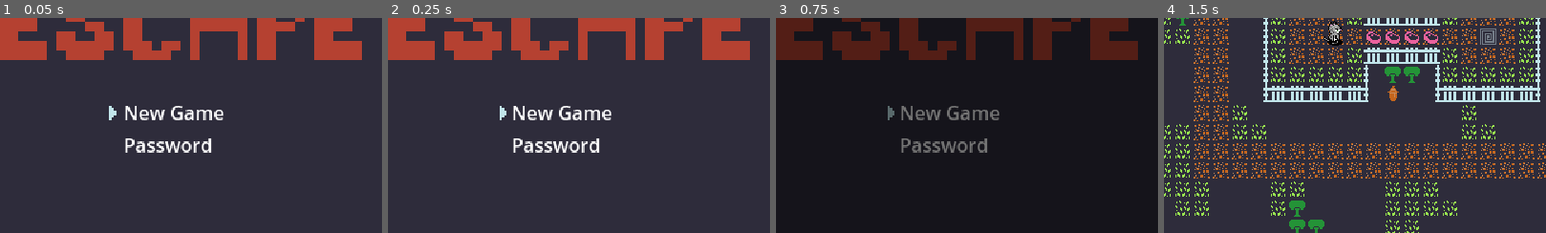
Above: before the commit, frames 1-4 (left to right).
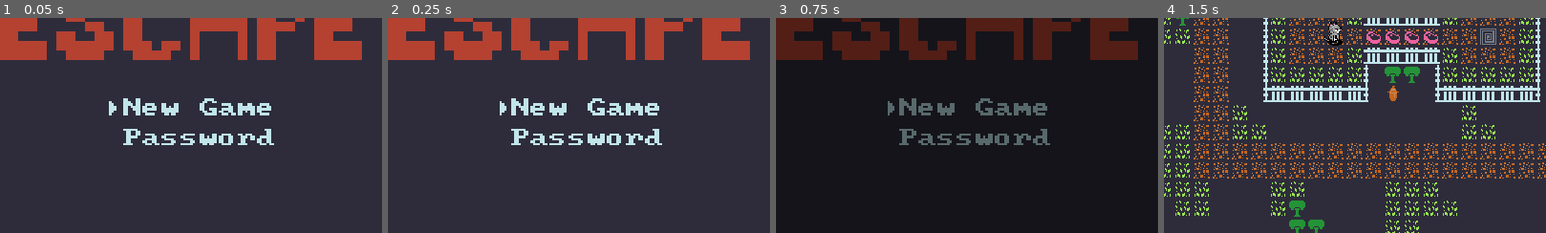
Above: after the commit, the same moments.

Repository: asperkraken/ZooEscape
Game: Godot game, scene res://Scenes/GameRoot.tscn
Two runs of this game, one before a commit and one after it. Both use one fixed random seed, a clock stepped at 60 frames per second and the inputs below.
Inputs (mouse positions are % of the whole screen's width and height, from its top left):
- Up to frame 1 (0.05 s): no input
- Up to frame 2 (0.25 s): no input
- Up to frame 3 (0.75 s): tap Enter (ui_accept) at 0.5 s; move the mouse to (72, 45) at 0.52 s; hold Right (DigitalRight) from 0.53 s (still down); hold Z (ActionButton) from 0.53 s (still down); click (72, 45) at 0.67 s
- Up to frame 4 (1.5 s): tap Enter (ui_accept) at 0.77 s; release Right (DigitalRight) at 1.25 s; release Z (ActionButton) at 1.25 s; drag from (30, 55) to (55, 50) at 1.27 s
The pictures show only the part of the screen within x 28-78%, y 46-96%; the shares and areas given below are measured in that part.

The runs differ from the first frame. In frame 1, 3.7% of the frame differs, in the area x 28-72%, y 37-63%; in frame 2, 3.7%; in frame 3, 3.5%; in frame 4, nothing differs.

Commit message:
new font who dis

Diff:
--- a/zoo-escape/Scenes/Levels/ZELevel1.tscn
+++ b/zoo-escape/Scenes/Levels/ZELevel1.tscn
@@ -14,7 +14,6 @@
 [node name="Level1" type="Node2D"]
 script = ExtResource("1_x1u7g")
 LevelCode = "0387"
-metadata/_custom_type_script = "uid://cwbkf1i0hdmbw"
 
 [node name="Ground" type="TileMapLayer" parent="."]
 tile_map_data = PackedByteArray("AADb/+P/AAAAAAAAAADb/+T/AAAAAAAAAADb/+X/AAAAAAAAAADb/+b/AAAAAAAAAADb/+f/AAAAAAAAAADb/+ …(171792 unchanged characters)…
@@ -32,7 +31,6 @@
 
 [node name="SteakManager" type="Node2D" parent="."]
 script = ExtResource("6_5bs81")
-metadata/_custom_type_script = "uid://df1x4rvmwyow8"
 
 [node name="Steak" parent="SteakManager" instance=ExtResource("7_0mdn8")]
 position = Vector2(216, 280)
--- a/zoo-escape/Scenes/Levels/ZETutorial1.tscn
+++ b/zoo-escape/Scenes/Levels/ZETutorial1.tscn
@@ -21,7 +21,6 @@
 
 [node name="SteakManager" type="Node2D" parent="."]
 script = ExtResource("4_5sk8b")
-metadata/_custom_type_script = "uid://df1x4rvmwyow8"
 
 [node name="Steak" parent="SteakManager" instance=ExtResource("4_75p33")]
 position = Vector2(152, 136)
--- a/zoo-escape/Scenes/ZETitle.tscn
+++ b/zoo-escape/Scenes/ZETitle.tscn
@@ -1,8 +1,9 @@
-[gd_scene load_steps=7 format=3 uid="uid://bnah6d37dam5s"]
+[gd_scene load_steps=8 format=3 uid="uid://bnah6d37dam5s"]
 
 [ext_resource type="Script" uid="uid://us4h0q25mlj5" path="res://Scripts/ZETitle.gd" id="1_hbotl"]
 [ext_resource type="Texture2D" uid="uid://dav381wq6ly4h" path="res://Assets/Title.png" id="2_e3eap"]
 [ext_resource type="Texture2D" uid="uid://peiaj3fth0w5" path="res://Assets/selector.png" id="3_d42s3"]
+[ext_resource type="FontFile" uid="uid://d1u2twwcxxbjc" path="res://Fonts/pcsenior.ttf" id="3_pyl1t"]
 
 [sub_resource type="AtlasTexture" id="AtlasTexture_57t5j"]
 atlas = ExtResource("3_d42s3")
@@ -38,17 +39,22 @@
 offset_top = 232.0
 offset_right = 365.0
 offset_bottom = 282.0
+theme_override_constants/separation = 9
 
 [node name="New Game" type="Label" parent="VBoxContainer"]
 layout_mode = 2
+theme_override_colors/font_color = Color(0.756863, 0.898039, 0.917647, 1)
+theme_override_fonts/font = ExtResource("3_pyl1t")
 text = "New Game"
 
 [node name="Password" type="Label" parent="VBoxContainer"]
 layout_mode = 2
+theme_override_colors/font_color = Color(0.756863, 0.898039, 0.917647, 1)
+theme_override_fonts/font = ExtResource("3_pyl1t")
 text = "Password
 "
 
 [node name="Selector" type="AnimatedSprite2D" parent="."]
-position = Vector2(272, 272)
+position = Vector2(272, 264)
 sprite_frames = SubResource("SpriteFrames_ry54r")
 autoplay = "default"
--- a/zoo-escape/Scripts/ZETitle.gd
+++ b/zoo-escape/Scripts/ZETitle.gd
@@ -1,7 +1,7 @@
 extends Node2D
 
-@onready var newGamePos := Vector2(272, 244)
-@onready var passwordPos := Vector2(272, 272)
+@onready var newGamePos := Vector2(272, 240)
+@onready var passwordPos := Vector2(272, 264)
 @onready var selector := $Selector
 
 # Called when the node enters the scene tree for the first time.
Binary file added: zoo-escape/Fonts/pcsenior.ttf
Not shown, added: zoo-escape/Fonts/pcsenior.ttf.import
Not shown, added: zoo-escape/Fonts/pcseniorLicense.txt
